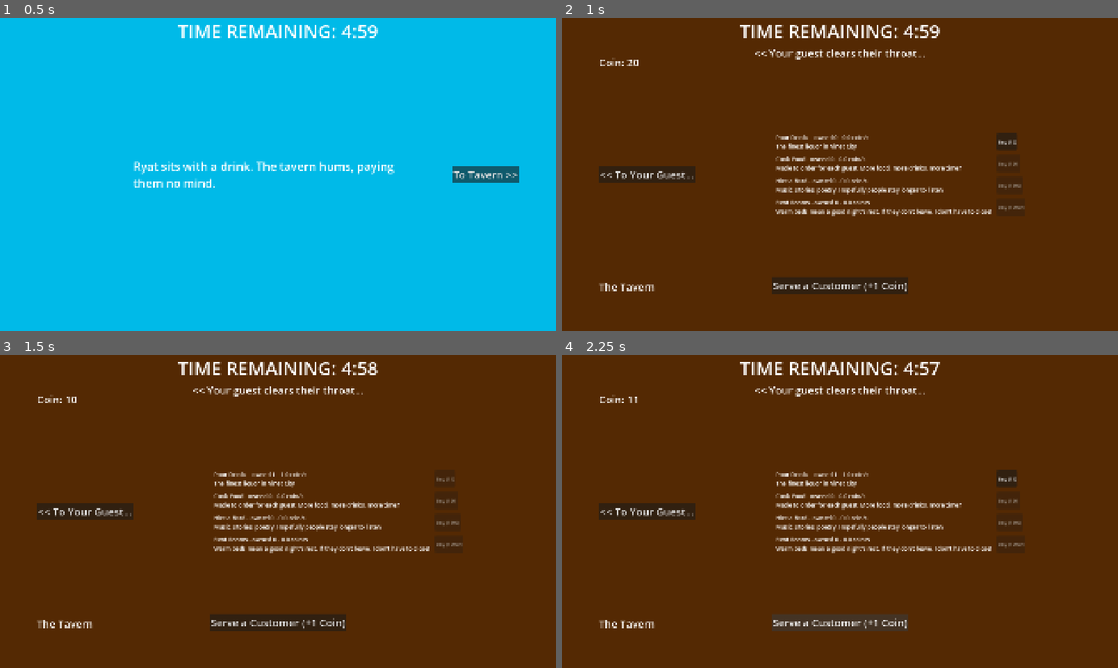
Above: before the commit, frames 1-4 (two rows, left to right).
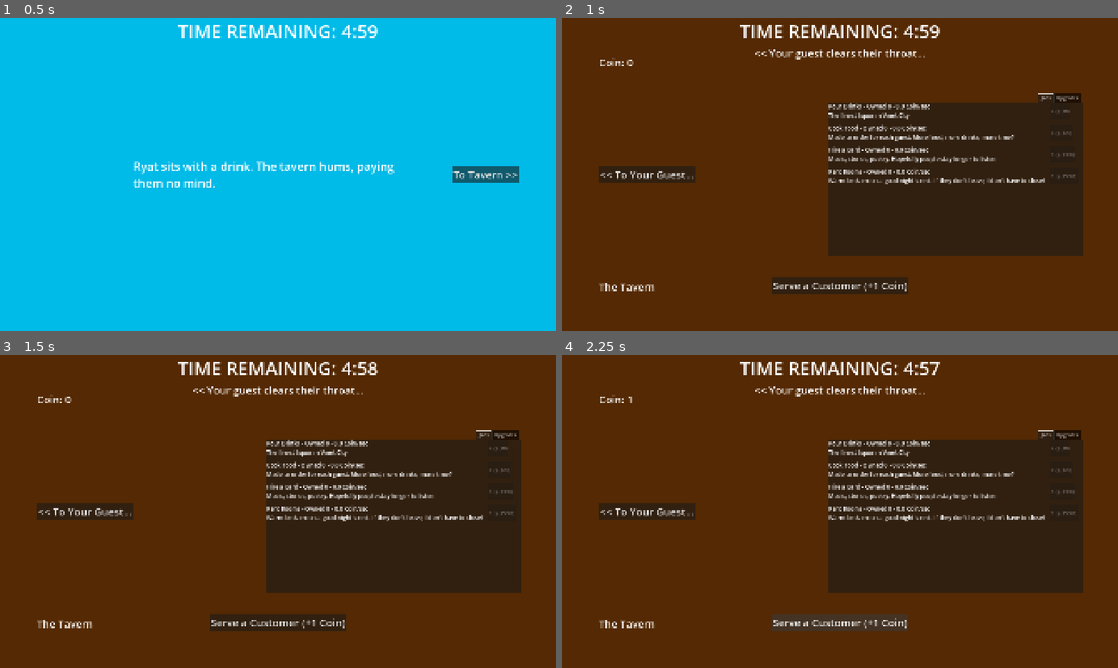
Above: after the commit, the same moments.

Repository: CMBadiuk/GMTK-26
Game: Godot game, scene res://scenes/main_scene.tscn
Same seed, same stepped clock (60 frames per second), same inputs: the game is played once before the commit and once after it.
Inputs (mouse positions are in pixels of both pictures, inside the frame that each line leads up to):
- Up to frame 1 (0.5 s): no input
- Up to frame 2 (1 s): click "To Tavern >>" at 0.5 s
- Up to frame 3 (1.5 s): click (444, 480) at 1.25 s, where only the run before the commit has a clickable "Buy (10)"
- Up to frame 4 (2.25 s): click "Serve a Customer (+1 Coin)" at 2 s

Frame 1 is identical in both runs. In frame 2, 23% of the frame differs, in the area x 11-94%, y 13-76%; in frame 3, 23%; in frame 4, 23%.

Commit message:
Phase 5 Nearly Done

Diff:
--- a/global/game_state.gd
+++ b/global/game_state.gd
@@ -12,7 +12,7 @@
 var is_running := true
 var win_threshold := 3000.0 # Time in seconds required to get Death off your back. Needs to be tuned
 
-var coin := 20
+var coin := 0
 var stats := { "charm": 1, "wit": 1, "heart": 1, "regret": 20}
 
 # Called every frame. 'delta' is the elapsed time since the previous frame.
--- a/resources/generator.gd
+++ b/resources/generator.gd
@@ -17,3 +17,6 @@
 
 func income_per_sec() -> float:
 	return base_income * owned * level
+
+func upgrade_cost() -> int:
+	return int(base_cost * 5 * pow(1.5, level -1))
--- /dev/null
+++ b/resources/stat_upgrade.gd
@@ -0,0 +1,15 @@
+## StatUpgrade - buys a permanent boost to a visible stat (Charm, Wit, Heart)
+## Authored as .tres; 'bought' mutates at runtime. Cost climbs on a steeper
+## 1.6^bought curve than generators' 1.15^owned on purpose. Stats are power, so
+## they compete with reinvesting income. 'Regret' should never have upgrades -
+## That one's hidden and story-only
+class_name StatUpgrade
+extends Resource
+
+@export var stat: String # i.e. charm, wit, or heart. Name must match from GameState
+@export var amount: int = 1
+@export var base_cost: int = 25
+@export var bought: int = 0
+
+func cost() -> int:
+	return int(base_cost * pow(1.6, bought))
--- /dev/null
+++ b/resources/upgrades/upg_charm.tres
@@ -0,0 +1,8 @@
+[gd_resource type="Resource" script_class="StatUpgrade" format=3 uid="uid://b2g1p5uuplf8s"]
+
+[ext_resource type="Script" uid="uid://c8c2axoiugd1m" path="res://resources/stat_upgrade.gd" id="1_u6hxq"]
+
+[resource]
+script = ExtResource("1_u6hxq")
+stat = "charm"
+metadata/_custom_type_script = "uid://c8c2axoiugd1m"
--- /dev/null
+++ b/resources/upgrades/upg_heart.tres
@@ -0,0 +1,9 @@
+[gd_resource type="Resource" script_class="StatUpgrade" format=3 uid="uid://d26vogs56mn18"]
+
+[ext_resource type="Script" uid="uid://c8c2axoiugd1m" path="res://resources/stat_upgrade.gd" id="1_gh4nw"]
+
+[resource]
+script = ExtResource("1_gh4nw")
+stat = "heart"
+base_cost = 50
+metadata/_custom_type_script = "uid://c8c2axoiugd1m"
--- /dev/null
+++ b/resources/upgrades/upg_wit.tres
@@ -0,0 +1,9 @@
+[gd_resource type="Resource" script_class="StatUpgrade" format=3 uid="uid://dvjnqf71fdu41"]
+
+[ext_resource type="Script" uid="uid://c8c2axoiugd1m" path="res://resources/stat_upgrade.gd" id="1_gv2o2"]
+
+[resource]
+script = ExtResource("1_gv2o2")
+stat = "wit"
+base_cost = 35
+metadata/_custom_type_script = "uid://c8c2axoiugd1m"
--- a/scenes/tavern_panel.gd
+++ b/scenes/tavern_panel.gd
@@ -1,22 +1,29 @@
 extends Control
 
 @export var generators: Array[Generator] = []
+@export var stat_upgrades: Array[StatUpgrade] = []
 
 @onready var _coin_label: Label = $CoinLabel
-@onready var _list: VBoxContainer = $GeneratorList
+@onready var _gen_list: VBoxContainer = $ShopContainer/GeneratorList
+@onready var _stat_list: VBoxContainer = $ShopContainer/UpgradeList
 @onready var _serve_button: Button = $ServeButton
 
 # Since coin is earned per second but _process runs per frame, the fraction carries for a while until a whole int can be passed
 var _coin_accum := 0.0
 
-var _rows: Array = []
+var _gen_rows: Array = []
+var _stat_rows: Array = []
 
 func _ready() -> void:
 	# Make new copies of generators so the base .tres files are never dirtied
 	for i in generators.size():
 		generators[i] = generators[i].duplicate()
-	_build_rows()
+	for i in stat_upgrades.size():
+		stat_upgrades[i] = stat_upgrades[i].duplicate()
+	_build_gen_rows()
+	_build_stat_rows()
 	GameState.coin_changed.connect(_on_coin_changed)
+	GameState.stat_changed.connect(_on_stat_changed)
 	_serve_button.pressed.connect(_on_serve_pressed)
 	_on_coin_changed(GameState.coin)
 
@@ -32,7 +39,8 @@
 		_coin_accum -= whole
 		GameState.add_coin(whole)
 
-func _build_rows() -> void:
+# Generators
+func _build_gen_rows() -> void:
 	for g in generators:
 		var row := HBoxContainer.new()
 		var info := Label.new()
@@ -42,28 +50,66 @@
 		buy.pressed.connect(_on_buy_pressed.bind(g))
 		row.add_child(info)
 		row.add_child(buy)
-		_list.add_child(row)
-		_rows.append({ "gen": g, "info": info, "buy": buy })
-	_refresh_rows()
+		_gen_list.add_child(row)
+		_gen_rows.append({ "gen": g, "info": info, "buy": buy })
+	_refresh_gen_rows()
 
 func _on_buy_pressed(g: Generator) -> void:
 	if GameState.spend_coin(g.buy_cost()):
 		g.owned += 1
-		_refresh_rows()
+		_refresh_gen_rows()
 
-func _on_serve_pressed() -> void:
-	GameState.add_coin(1)
+func _on_upgrade_pressed(g: Generator) -> void:
+	if GameState.spend_coin(g.upgrade_cost()):
+		g.level =+ 1
+		_refresh_gen_rows()
 
-func _refresh_rows() -> void:
-	for r in _rows:
+func _refresh_gen_rows() -> void:
+	for r in _gen_rows:
 		var g: Generator = r["gen"]
-		r["info"].text = "%s - owned %d - %.1f coin/s\n%s" % [
+		r["info"].text = "%s - Owned %d - %.1f Coin/sec\n%s" % [
 			g.name, g.owned, g.income_per_sec(), g.flavor]
 		r["buy"].text = "Buy (%d)" % g.buy_cost()
 		r["buy"].disabled = GameState.coin < g.buy_cost()
 
+# Stat upgrades
+func _build_stat_rows() -> void:
+	for u in stat_upgrades:
+		var row := HBoxContainer.new()
+		var info := Label.new()
+		info.custom_minimum_size = Vector2(320, 0)
+		info.add_theme_font_size_override("font_size", 20)
+		var buy := Button.new()
+		buy.pressed.connect(_on_stat_buy_pressed.bind(u))
+		row.add_child(info)
+		row.add_child(buy)
+		_stat_list.add_child(row)
+		_stat_rows.append({ "upg": u, "info": info, "buy": buy })
+	_refresh_stat_rows()
+
+func _on_stat_buy_pressed(u: StatUpgrade) -> void:
+	if GameState.spend_coin(u.cost()):
+		GameState.bump_stat(u.stat, u.amount)
+		u.bought += 1
+		_refresh_stat_rows()
+
+func _refresh_stat_rows() -> void:
+	for r in _stat_rows:
+		var u: StatUpgrade = r["upg"]
+		r["info"].text = "%s  (Now %d)" % [u.stat.capitalize(), int(GameState.stats[u.stat])]
+		r["buy"].text = "+%d  (%d)" % [u.amount, u.cost()]
+		r["buy"].disabled = GameState.coin < u.cost()
+
+# Shared
+
 func _on_coin_changed(new_coin: int) -> void:
 	_coin_label.text = "Coin: %d" % new_coin
-	for r in _rows:
+	for r in _gen_rows:
 		var g: Generator = r["gen"]
 		r["buy"].disabled = new_coin < g.buy_cost()
+
+func _on_stat_changed(_stat, _value) -> void:
+	_refresh_stat_rows()
+
+func _on_serve_pressed() -> void:
+	GameState.add_coin(1)
--- a/scenes/tavern_panel.tscn
+++ b/scenes/tavern_panel.tscn
@@ -6,6 +6,10 @@
 [ext_resource type="Resource" uid="uid://uy7ykmw8u0q0" path="res://resources/generators/gen_02_food.tres" id="4_m700p"]
 [ext_resource type="Resource" uid="uid://rdk8aejc74gb" path="res://resources/generators/gen_03_bard.tres" id="5_ei40h"]
 [ext_resource type="Resource" uid="uid://bby6l5w30ingh" path="res://resources/generators/gen_04_rooms.tres" id="6_ylvqe"]
+[ext_resource type="Script" uid="uid://c8c2axoiugd1m" path="res://resources/stat_upgrade.gd" id="7_ylvqe"]
+[ext_resource type="Resource" uid="uid://b2g1p5uuplf8s" path="res://resources/upgrades/upg_charm.tres" id="8_g04vg"]
+[ext_resource type="Resource" uid="uid://d26vogs56mn18" path="res://resources/upgrades/upg_heart.tres" id="9_tpjyc"]
+[ext_resource type="Resource" uid="uid://dvjnqf71fdu41" path="res://resources/upgrades/upg_wit.tres" id="10_fd7b6"]
 
 [node name="TavernPanel" type="Control" unique_id=1814396513]
 custom_minimum_size = Vector2(1920, 1080)
@@ -15,6 +19,7 @@
 offset_bottom = 40.0
 script = ExtResource("1_rd64r")
 generators = Array[ExtResource("2_1nfl1")]([ExtResource("3_dnayn"), ExtResource("4_m700p"), ExtResource("5_ei40h"), ExtResource("6_ylvqe")])
+stat_upgrades = Array[ExtResource("7_ylvqe")]([ExtResource("8_g04vg"), ExtResource("9_tpjyc"), ExtResource("10_fd7b6")])
 
 [node name="Background" type="ColorRect" parent="." unique_id=1011781063]
 layout_mode = 1
@@ -59,21 +64,6 @@
 offset_bottom = 151.0
 theme_override_font_sizes/font_size = 36
 
-[node name="GeneratorList" type="VBoxContainer" parent="." unique_id=74240145]
-layout_mode = 1
-anchors_preset = 6
-anchor_left = 1.0
-anchor_top = 0.5
-anchor_right = 1.0
-anchor_bottom = 0.5
-offset_left = -360.0
-offset_top = -20.0
-offset_right = -320.0
-offset_bottom = 20.0
-grow_horizontal = 0
-grow_vertical = 2
-theme_override_constants/separation = 16
-
 [node name="ServeButton" type="Button" parent="." unique_id=32987410]
 layout_mode = 1
 anchors_preset = 7
@@ -89,3 +79,35 @@
 grow_vertical = 0
 theme_override_font_sizes/font_size = 36
 text = "Serve a Customer (+1 Coin)"
+
+[node name="ShopContainer" type="TabContainer" parent="." unique_id=2108043663]
+custom_minimum_size = Vector2(850, 560)
+layout_mode = 1
+anchors_preset = 6
+anchor_left = 1.0
+anchor_top = 0.5
+anchor_right = 1.0
+anchor_bottom = 0.5
+offset_left = -1000.0
+offset_top = -280.0
+offset_right = -120.0
+offset_bottom = 280.0
+grow_horizontal = 0
+grow_vertical = 2
+tab_alignment = 2
+current_tab = 0
+tab_0/title = "Jobs"
+tab_1/title = "Upgrades"
+
+[node name="GeneratorList" type="VBoxContainer" parent="ShopContainer" unique_id=279836358]
+layout_mode = 2
+theme_override_constants/separation = 16
+metadata/_tab_index = 0
+metadata/_tab_name = "Jobs"
+
+[node name="UpgradeList" type="VBoxContainer" parent="ShopContainer" unique_id=1598013199]
+visible = false
+layout_mode = 2
+theme_override_constants/separation = 16
+metadata/_tab_index = 1
+metadata/_tab_name = "Upgrades"
Not shown, added: resources/stat_upgrade.gd.uid
